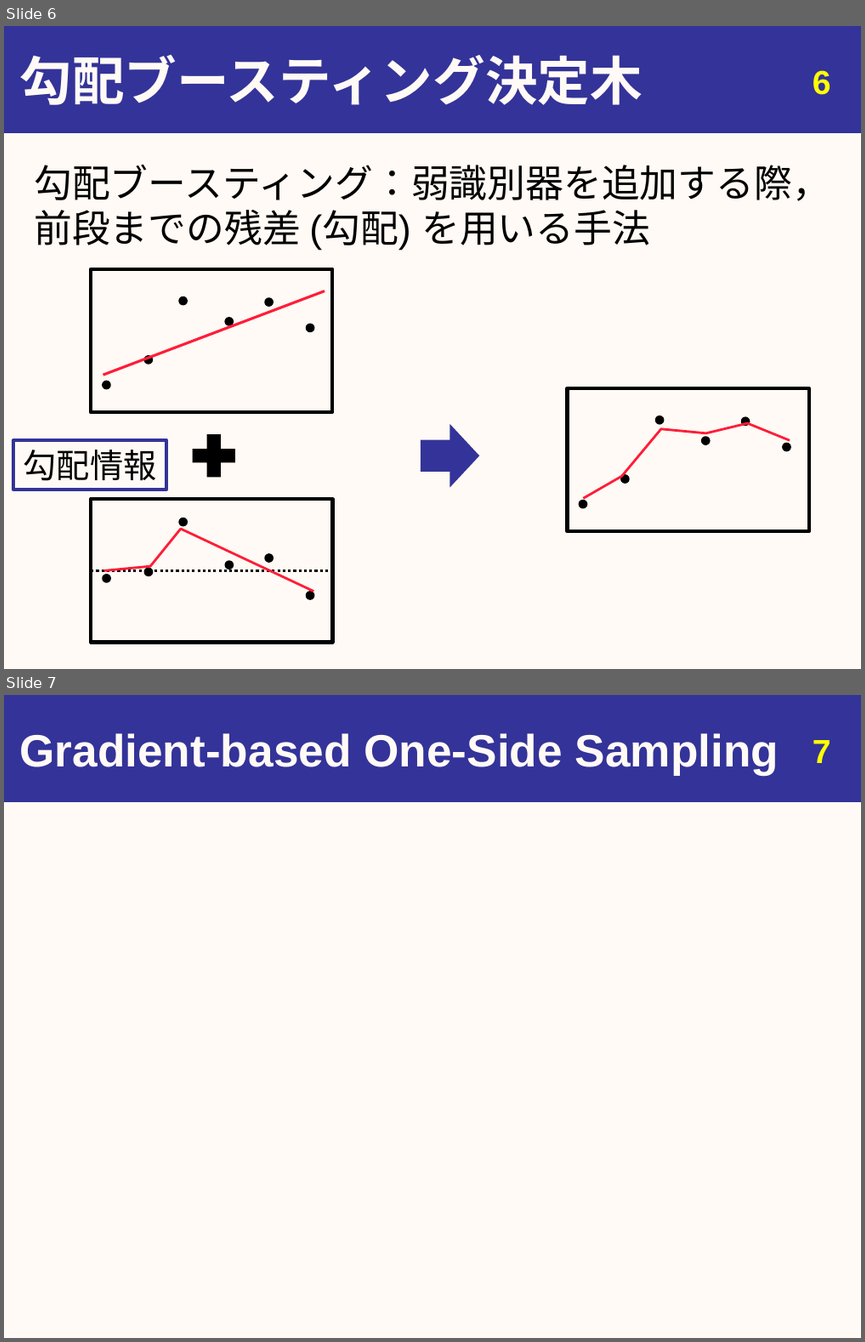
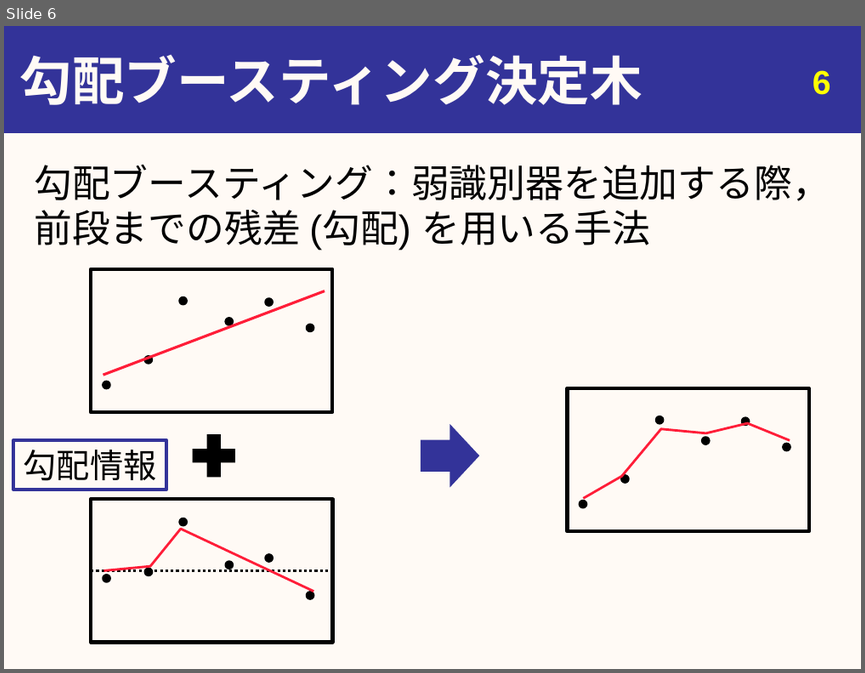
Before and after one commit to youle921/Slide-maintain, a slide deck: slide_0904/20190904_urita_eng.pptx. Shown one above the other, each under a label of ours: slides 6 and 7 before the commit, slide 6 after it. The pictures are 865x1342 and 865x673 pixels, drawn with LibreOffice and Linux fonts; fonts in the diff are those of the drawing; grey boxes stand for pictures. Boxes give left, top, right and bottom in pixels: in the first picture for what was removed or moved away, otherwise in the second. Text is boxed around its words. In the diff, an @@ line names an element or a change of style, - is before the commit and + after.

```diff
--- a/slide_0904/20190904_urita_eng.pptx
+++ b/slide_0904/20190904_urita_eng.pptx
@@ slide 7 removed at (4,695,861,1338), background #FFFAF5; not listed: 1 template element that a slide beside it also shows @@
@@ title removed at (19,733,778,775) @@
-Gradient-based One-Side Sampling
@@ page number removed at (812,740,831,763) @@
-7
```
Also in this commit, not shown: 1 other file.
